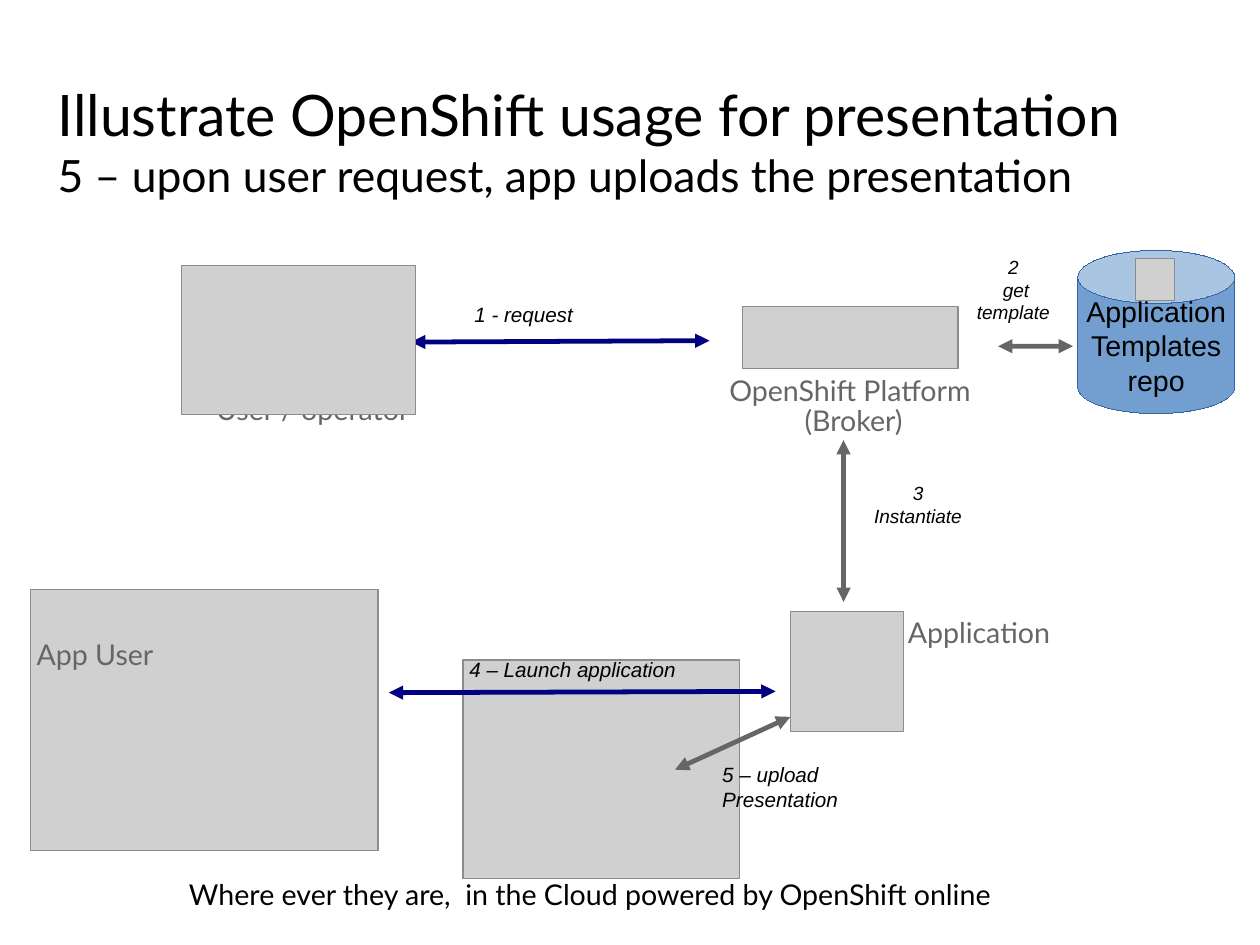
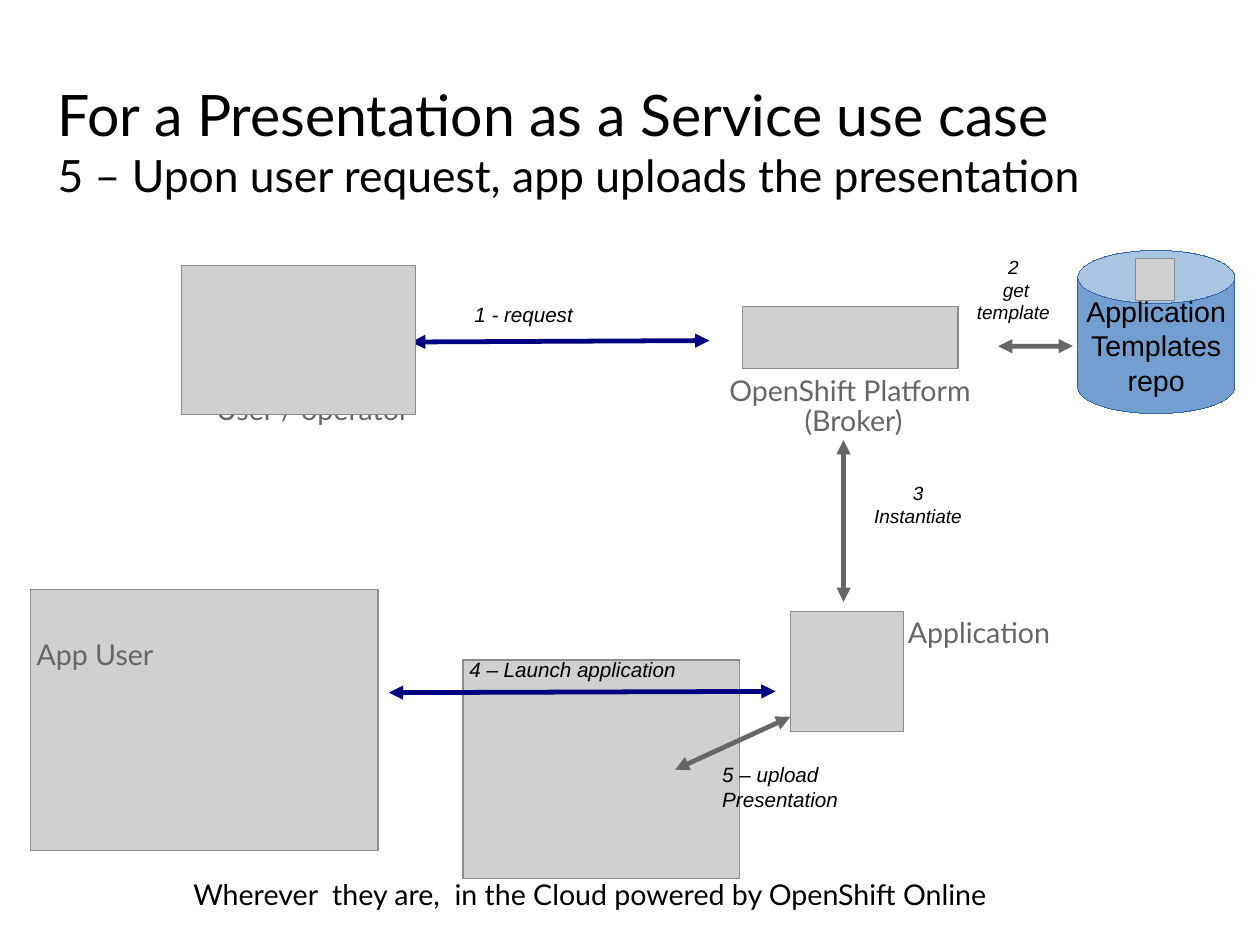
Before and after one commit to lucpierson/PHP-prz, a slide deck: slide 5 of illustrate.odp. Drawn at 1260x945 pixels with LibreOffice and Linux fonts; fonts in the diff are those of the drawing; grey boxes stand for pictures; background and template pictures are left out. Boxes give left, top, right and bottom in pixels: in the first picture for what was removed or moved away, otherwise in the second. Text is boxed around its words. In the diff, an @@ line names an element or a change of style, - is before the commit and + after.

```diff
--- a/illustrate.odp
+++ b/illustrate.odp
@@ text at [58,94,1080,200]: text changed @@
-Illustrate OpenShift usage for presentation
-5 – upon user request, app uploads the presentation
+For a Presentation as a Service use case
+5 – Upon user request, app uploads the presentation
@@ text at [193,884,986,910]: text changed @@
-Where ever they are, in the Cloud powered by OpenShift online
+Wherever they are, in the Cloud powered by OpenShift Online
```
Also in this commit, not shown: 6 other slides changed, 2 other files.
